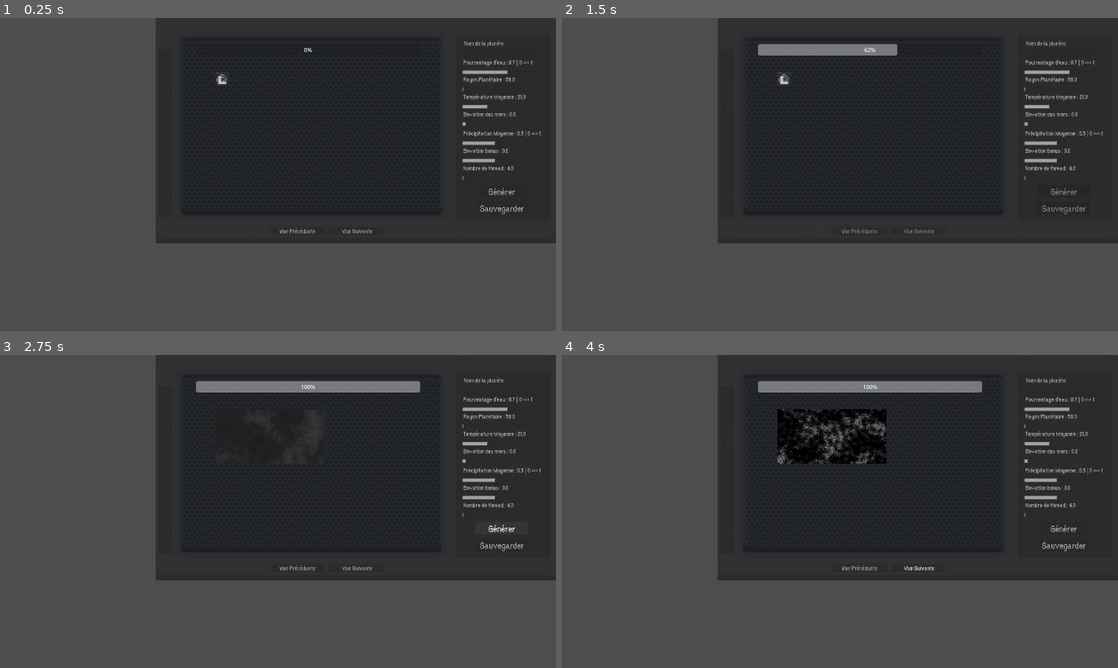
Above: before the commit, frames 1-4 (two rows, left to right).
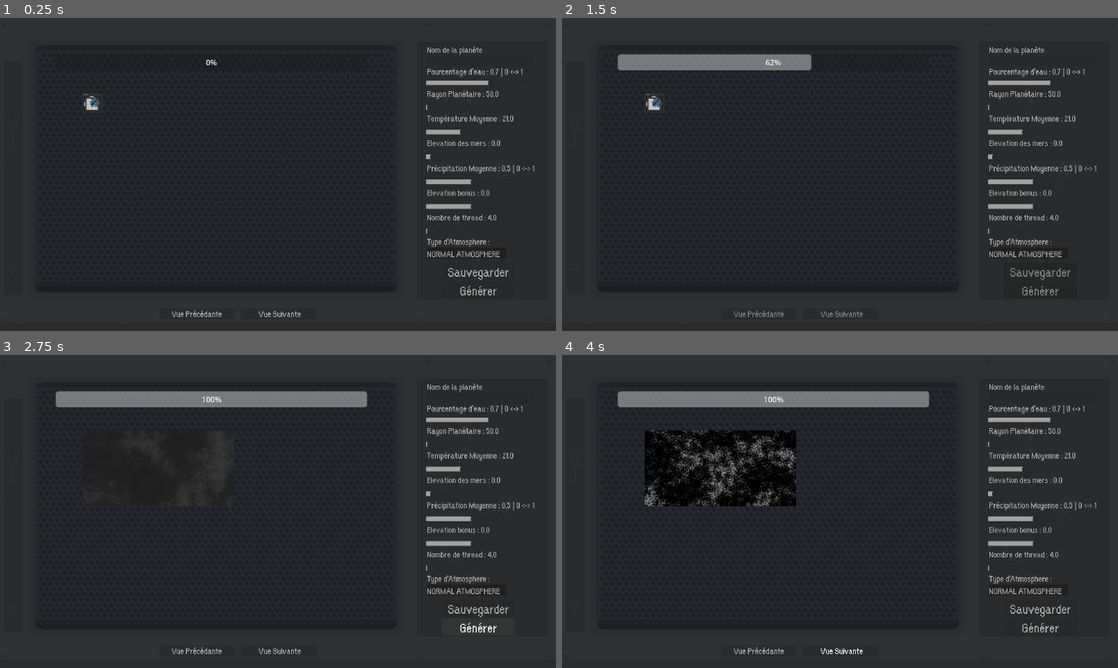
Above: after the commit, the same moments.

Repository: Jujedie/PlanetGenerator
Game: Godot game, scene res://data/scn/master.tscn
Same seed, same stepped clock (60 frames per second), same inputs: the game is played once before the commit and once after it.
Inputs:
- Up to frame 1 (0.25 s): no input
- Up to frame 2 (1.5 s): click "Générer" at 0.5 s; tap Enter at 1.25 s
- Up to frame 3 (2.75 s): tap Space at 2 s
- Up to frame 4 (4 s): click "Sauvegarder" at 2.75 s; click "Vue Suivante" at 3.5 s

The runs differ from the first frame. In frame 1, 51% of the frame differs, in the area x 0-100%, y 0-100%; in frame 2, 52%; in frame 3, 54%; in frame 4, 58%.
Error in both runs: Invalid call. Nonexistent function 'save_planet' in base 'RefCounted (PlanetGenerator)'. (res://src/master.gd:140)

Commit message:
Réorganiser la scène principale en ajoutant des éléments d'interface utilisateur pour la gestion de l'atmosphère et des paramètres environnementaux, tout en ajustant les positions et les échelles des composants existants.

Diff:
--- a/data/scn/master.tscn
+++ b/data/scn/master.tscn
@@ -28,21 +28,15 @@
 script = ExtResource("1_qfml0")
 metadata/_edit_lock_ = true
 
-[node name="Camera2D" type="Camera2D" parent="."]
-anchor_mode = 0
-limit_left = 0
-limit_top = 0
-limit_right = 1152
-limit_bottom = 648
-metadata/_edit_lock_ = true
-
 [node name="Frame" type="Sprite2D" parent="."]
+scale = Vector2(1.389, 1.389)
 texture = ExtResource("1_7ybw1")
 centered = false
 metadata/_edit_lock_ = true
 
 [node name="Node2D" type="Node2D" parent="."]
-position = Vector2(-27, 87)
+position = Vector2(-38.1609, 121.191)
+scale = Vector2(1.389, 1.389)
 metadata/_edit_lock_ = true
 
 [node name="Control" type="Control" parent="Node2D"]
@@ -52,12 +46,70 @@
 offset_bottom = 40.0
 metadata/_edit_lock_ = true
 
+[node name="planeteName" type="Node2D" parent="Node2D/Control"]
+position = Vector2(912, -37.3844)
+scale = Vector2(0.02, 0.02)
+metadata/_edit_lock_ = true
+
+[node name="Label" type="Label" parent="Node2D/Control/planeteName"]
+offset_top = 145.979
+offset_right = 5750.0
+offset_bottom = 1345.98
+theme = ExtResource("5_e2i44")
+theme_override_colors/font_color = Color(0.67069, 0.67069, 0.67069, 1)
+text = "Nom de la planète"
+metadata/_edit_use_anchors_ = true
+metadata/_edit_lock_ = true
+
+[node name="LineEdit" type="LineEdit" parent="Node2D/Control/planeteName"]
+offset_top = 1345.98
+offset_right = 11036.0
+offset_bottom = 2585.98
+theme = ExtResource("5_e2i44")
+theme_override_colors/font_color = Color(0.670588, 0.670588, 0.670588, 1)
+theme_override_styles/normal = SubResource("StyleBoxTexture_okhqb")
+max_length = 18
+metadata/_edit_use_anchors_ = true
+metadata/_edit_lock_ = true
+
+[node name="sldPercentEau" type="HSlider" parent="Node2D/Control"]
+layout_mode = 0
+offset_left = 912.0
+offset_top = 34.1229
+offset_right = 1121.0
+offset_bottom = 61.1229
+theme_override_icons/grabber = ExtResource("2_w6tpy")
+theme_override_icons/grabber_highlight = ExtResource("2_w6tpy")
+theme_override_icons/grabber_disabled = ExtResource("2_w6tpy")
+theme_override_icons/tick = ExtResource("2_w6tpy")
+theme_override_styles/slider = ExtResource("3_7ybw1")
+theme_override_styles/grabber_area = ExtResource("4_w6tpy")
+theme_override_styles/grabber_area_highlight = ExtResource("4_w6tpy")
+max_value = 1.0
+step = 0.01
+value = 0.7
+metadata/_edit_lock_ = true
+
+[node name="Node2D" type="Node2D" parent="Node2D/Control/sldPercentEau"]
+position = Vector2(3.05176e-05, -28.6075)
+scale = Vector2(0.02, 0.02)
+metadata/_edit_lock_ = true
+
+[node name="Label" type="Label" parent="Node2D/Control/sldPercentEau/Node2D"]
+offset_top = 250.745
+offset_right = 11732.0
+offset_bottom = 1450.75
+theme = ExtResource("5_e2i44")
+theme_override_colors/font_color = Color(0.67069, 0.67069, 0.67069, 1)
+text = "Couverture des mers  : {Val} | 0 <-> 1"
+metadata/_edit_lock_ = true
+
 [node name="sldRayonPlanetaire" type="HSlider" parent="Node2D/Control"]
 layout_mode = 0
 offset_left = 912.0
-offset_top = 105.0
-offset_right = 1121.0
-offset_bottom = 132.0
+offset_top = 85.0165
+offset_right = 1121.0
+offset_bottom = 112.017
 theme_override_icons/grabber = ExtResource("2_w6tpy")
 theme_override_icons/grabber_highlight = ExtResource("2_w6tpy")
 theme_override_icons/grabber_disabled = ExtResource("2_w6tpy")
@@ -66,7 +118,7 @@
 theme_override_styles/grabber_area = ExtResource("4_w6tpy")
 theme_override_styles/grabber_area_highlight = ExtResource("4_w6tpy")
 min_value = 50.0
-max_value = 2400.0
+max_value = 500.0
 step = 50.0
 value = 50.0
 metadata/_edit_lock_ = true
@@ -76,7 +128,7 @@
 scale = Vector2(0.02, 0.02)
 
 [node name="Label" type="Label" parent="Node2D/Control/sldRayonPlanetaire/Node2D"]
-offset_right = 5603.0
+offset_right = 7879.0
 offset_bottom = 1200.0
 theme = ExtResource("5_e2i44")
 theme_override_colors/font_color = Color(0.67069, 0.67069, 0.67069, 1)
@@ -86,9 +138,9 @@
 [node name="sldTempMoy" type="HSlider" parent="Node2D/Control"]
 layout_mode = 0
 offset_left = 912.0
-offset_top = 155.0
-offset_right = 1121.0
-offset_bottom = 182.0
+offset_top = 136.327
+offset_right = 1121.0
+offset_bottom = 163.327
 theme_override_icons/grabber = ExtResource("2_w6tpy")
 theme_override_icons/grabber_highlight = ExtResource("2_w6tpy")
 theme_override_icons/grabber_disabled = ExtResource("2_w6tpy")
@@ -106,7 +158,7 @@
 scale = Vector2(0.02, 0.02)
 
 [node name="Label" type="Label" parent="Node2D/Control/sldTempMoy/Node2D"]
-offset_right = 5603.0
+offset_right = 9559.0
 offset_bottom = 1200.0
 theme = ExtResource("5_e2i44")
 theme_override_colors/font_color = Color(0.67069, 0.67069, 0.67069, 1)
@@ -116,9 +168,9 @@
 [node name="sldHautEau" type="HSlider" parent="Node2D/Control"]
 layout_mode = 0
 offset_left = 912.0
-offset_top = 205.0
-offset_right = 1121.0
-offset_bottom = 232.0
+offset_top = 186.528
+offset_right = 1121.0
+offset_bottom = 213.528
 theme_override_icons/grabber = ExtResource("2_w6tpy")
 theme_override_icons/grabber_highlight = ExtResource("2_w6tpy")
 theme_override_icons/grabber_disabled = ExtResource("2_w6tpy")
@@ -135,7 +187,7 @@
 scale = Vector2(0.02, 0.02)
 
 [node name="Label" type="Label" parent="Node2D/Control/sldHautEau/Node2D"]
-offset_right = 5603.0
+offset_right = 8422.0
 offset_bottom = 1200.0
 theme = ExtResource("5_e2i44")
 theme_override_colors/font_color = Color(0.67069, 0.67069, 0.67069, 1)
@@ -145,9 +197,9 @@
 [node name="sldPrecipitationMoy" type="HSlider" parent="Node2D/Control"]
 layout_mode = 0
 offset_left = 912.0
-offset_top = 260.0
-offset_right = 1121.0
-offset_bottom = 287.0
+offset_top = 239.056
+offset_right = 1121.0
+offset_bottom = 266.056
 theme_override_icons/grabber = ExtResource("2_w6tpy")
 theme_override_icons/grabber_highlight = ExtResource("2_w6tpy")
 theme_override_icons/grabber_disabled = ExtResource("2_w6tpy")
@@ -165,49 +217,19 @@
 scale = Vector2(0.02, 0.02)
 
 [node name="Label" type="Label" parent="Node2D/Control/sldPrecipitationMoy/Node2D"]
-offset_right = 5603.0
+offset_right = 11969.0
 offset_bottom = 1200.0
 theme = ExtResource("5_e2i44")
 theme_override_colors/font_color = Color(0.67069, 0.67069, 0.67069, 1)
 text = "Précipitation Moyenne : {Val} | 0 <-> 1"
 metadata/_edit_lock_ = true
 
-[node name="sldPercentEau" type="HSlider" parent="Node2D/Control"]
-layout_mode = 0
-offset_left = 912.0
-offset_top = 56.0
-offset_right = 1121.0
-offset_bottom = 83.0
-theme_override_icons/grabber = ExtResource("2_w6tpy")
-theme_override_icons/grabber_highlight = ExtResource("2_w6tpy")
-theme_override_icons/grabber_disabled = ExtResource("2_w6tpy")
-theme_override_icons/tick = ExtResource("2_w6tpy")
-theme_override_styles/slider = ExtResource("3_7ybw1")
-theme_override_styles/grabber_area = ExtResource("4_w6tpy")
-theme_override_styles/grabber_area_highlight = ExtResource("4_w6tpy")
-max_value = 1.0
-step = 0.01
-value = 0.7
-metadata/_edit_lock_ = true
-
-[node name="Node2D" type="Node2D" parent="Node2D/Control/sldPercentEau"]
-position = Vector2(3.05176e-05, -28.6075)
-scale = Vector2(0.02, 0.02)
-
-[node name="Label" type="Label" parent="Node2D/Control/sldPercentEau/Node2D"]
-offset_right = 5603.0
-offset_bottom = 1200.0
-theme = ExtResource("5_e2i44")
-theme_override_colors/font_color = Color(0.67069, 0.67069, 0.67069, 1)
-text = "Couverture des mers  : {Val} | 0 <-> 1"
-metadata/_edit_lock_ = true
-
 [node name="sldElevation" type="HSlider" parent="Node2D/Control"]
 layout_mode = 0
 offset_left = 912.0
-offset_top = 310.0
-offset_right = 1121.0
-offset_bottom = 337.0
+offset_top = 290.397
+offset_right = 1121.0
+offset_bottom = 317.397
 theme_override_icons/grabber = ExtResource("2_w6tpy")
 theme_override_icons/grabber_highlight = ExtResource("2_w6tpy")
 theme_override_icons/grabber_disabled = ExtResource("2_w6tpy")
@@ -226,7 +248,7 @@
 scale = Vector2(0.02, 0.02)
 
 [node name="Label" type="Label" parent="Node2D/Control/sldElevation/Node2D"]
-offset_right = 5603.0
+offset_right = 7339.0
 offset_bottom = 1200.0
 theme = ExtResource("5_e2i44")
 theme_override_colors/font_color = Color(0.67069, 0.67069, 0.67069, 1)
@@ -236,9 +258,9 @@
 [node name="sldThread" type="HSlider" parent="Node2D/Control"]
 layout_mode = 0
 offset_left = 912.0
-offset_top = 360.0
-offset_right = 1121.0
-offset_bottom = 387.0
+offset_top = 341.042
+offset_right = 1121.0
+offset_bottom = 368.042
 theme_override_icons/grabber = ExtResource("2_w6tpy")
 theme_override_icons/grabber_highlight = ExtResource("2_w6tpy")
 theme_override_icons/grabber_disabled = ExtResource("2_w6tpy")
@@ -257,43 +279,20 @@
 scale = Vector2(0.02, 0.02)
 
 [node name="Label" type="Label" parent="Node2D/Control/sldThread/Node2D"]
-offset_right = 5603.0
+offset_right = 8170.0
 offset_bottom = 1200.0
 theme = ExtResource("5_e2i44")
 theme_override_colors/font_color = Color(0.67069, 0.67069, 0.67069, 1)
 text = "Nombre de Thread : {Val}"
 metadata/_edit_lock_ = true
 
-[node name="planeteName" type="Node2D" parent="Node2D/Control"]
-position = Vector2(914, -28)
-scale = Vector2(0.02, 0.02)
-metadata/_edit_lock_ = true
-
-[node name="Label" type="Label" parent="Node2D/Control/planeteName"]
-offset_right = 5603.0
-offset_bottom = 1200.0
-theme = ExtResource("5_e2i44")
-theme_override_colors/font_color = Color(0.67069, 0.67069, 0.67069, 1)
-text = "Nom de la planète"
-metadata/_edit_lock_ = true
-
-[node name="LineEdit" type="LineEdit" parent="Node2D/Control/planeteName"]
-offset_top = 1780.37
-offset_right = 11036.0
-offset_bottom = 3020.37
-theme = ExtResource("5_e2i44")
-theme_override_colors/font_color = Color(0.670588, 0.670588, 0.670588, 1)
-theme_override_styles/normal = SubResource("StyleBoxTexture_okhqb")
-max_length = 18
-
 [node name="btnComfirmer" type="Node2D" parent="Node2D/Control"]
-position = Vector2(947, 393)
-scale = Vector2(0.02, 0.02)
-metadata/_edit_lock_ = true
+position = Vector2(942.409, 457.816)
+scale = Vector2(0.02, 0.02)
 
 [node name="btnComfirme" type="Button" parent="Node2D/Control/btnComfirmer"]
 offset_left = -0.00109863
-offset_top = 0.00195313
+offset_top = 0.00415022
 offset_right = 7613.0
 offset_bottom = 1800.0
 theme = SubResource("Theme_qfml0")
@@ -301,11 +300,11 @@
 theme_override_styles/normal = SubResource("StyleBoxTexture_3fsd5")
 text = "Générer"
 metadata/_edit_use_anchors_ = true
+metadata/_edit_lock_ = true
 
 [node name="btnSauvegarder" type="Node2D" parent="Node2D/Control"]
-position = Vector2(947, 441)
-scale = Vector2(0.02, 0.02)
-metadata/_edit_lock_ = true
+position = Vector2(942.409, 418.821)
+scale = Vector2(0.02, 0.02)
 
 [node name="btnSauvegarder" type="Button" parent="Node2D/Control/btnSauvegarder"]
 offset_left = -0.00109863
@@ -382,17 +381,46 @@
 offset_bottom = 21.0
 metadata/_edit_lock_ = true
 
+[node name="typeAtmosphere" type="Node2D" parent="Node2D/Control"]
+position = Vector2(912, 388.172)
+scale = Vector2(0.02, 0.02)
+metadata/_edit_lock_ = true
+
+[node name="ItemList" type="ItemList" parent="Node2D/Control/typeAtmosphere"]
+offset_right = 8205.0
+offset_bottom = 1257.0
+theme = ExtResource("5_e2i44")
+auto_width = true
+item_count = 4
+item_0/text = "NORMAL ATMOSPHERE"
+item_1/text = "TOXIC ATMOSPHERE"
+item_2/text = "ANOXIC ATMOSPHERE"
+item_3/text = "NO ATMOSPHERE"
+metadata/_edit_use_anchors_ = true
+metadata/_edit_lock_ = true
+
+[node name="Label" type="Label" parent="Node2D/Control/typeAtmosphere"]
+offset_left = 3.9987
+offset_top = -1280.5
+offset_right = 8174.0
+offset_bottom = -80.5012
+theme = ExtResource("5_e2i44")
+theme_override_colors/font_color = Color(0.67069, 0.67069, 0.67069, 1)
+text = "Type d'Atmosphere :"
+metadata/_edit_use_anchors_ = true
+metadata/_edit_lock_ = true
+
 [node name="Cadre" type="Sprite2D" parent="Node2D"]
 position = Vector2(83, -47)
 texture = ExtResource("1_xqn6k")
 centered = false
 metadata/_edit_lock_ = true
 
+[connection signal="value_changed" from="Node2D/Control/sldPercentEau" to="." method="_on_sld_percent_eau_value_changed"]
 [connection signal="value_changed" from="Node2D/Control/sldRayonPlanetaire" to="." method="_on_sld_rayon_planetaire_value_changed"]
 [connection signal="value_changed" from="Node2D/Control/sldTempMoy" to="." method="_on_sld_temp_moy_value_changed"]
 [connection signal="value_changed" from="Node2D/Control/sldHautEau" to="." method="_on_sld_haut_eau_value_changed"]
 [connection signal="value_changed" from="Node2D/Control/sldPrecipitationMoy" to="." method="_on_sld_precipitation_moy_value_changed"]
-[connection signal="value_changed" from="Node2D/Control/sldPercentEau" to="." method="_on_sld_percent_eau_value_changed"]
 [connection signal="value_changed" from="Node2D/Control/sldElevation" to="." method="_on_sld_elevation_value_changed"]
 [connection signal="value_changed" from="Node2D/Control/sldThread" to="." method="_on_sld_thread_value_changed"]
 [connection signal="pressed" from="Node2D/Control/btnComfirmer/btnComfirme" to="." method="_on_btn_comfirme_pressed"]
